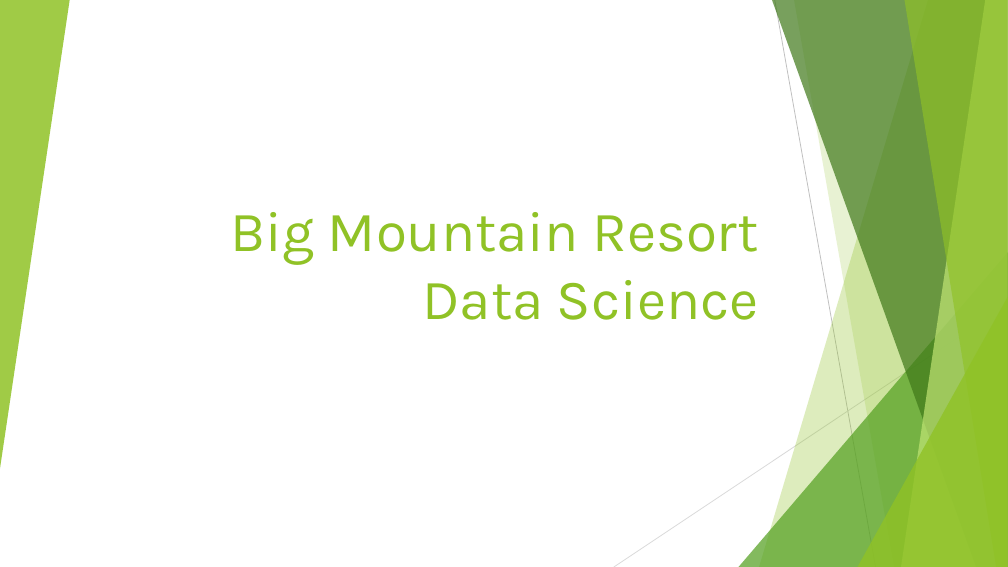
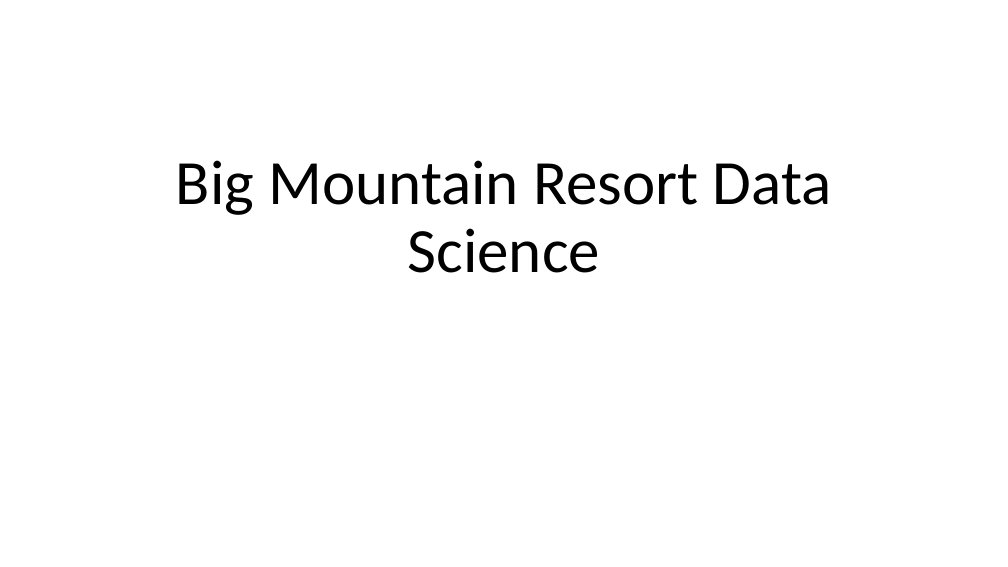
Before and after one commit to ramijau/DataScienceGuidedCapstone, a slide deck: slide 1 of Guided Capstone Presentation.pptx. Drawn at 1008x567 pixels with LibreOffice and Linux fonts; fonts in the diff are those of the drawing. Boxes give left, top, right and bottom in pixels: in the first picture for what was removed or moved away, otherwise in the second. Text is boxed around its words. In the diff, an @@ line names an element or a change of style, - is before the commit and + after.

```diff
--- a/Guided Capstone Presentation.pptx
+++ b/Guided Capstone Presentation.pptx
@@ group removed at (0, 0, 1008, 567): 5 freeform shapes, 3 triangles, 2 lines @@
@@ title "Big Mountain Resort Data Science": place and size @@
-title "Big Mountain Resort Data Science" at (230, 212, 759, 320)
+title "Big Mountain Resort Data Science" at (176, 160, 832, 273)
@@ title "Big Mountain Resort Data Science" at (176, 160, 832, 273): size 54 to 60 pt, font Karla to Calibri, text colour #90C226 to #000000; alignment right to centre; line spacing 1 to 0.9 @@
```
Also in this commit, not shown: 5 other slides changed, 14 slides added, 2 slides removed, 15 other files.
